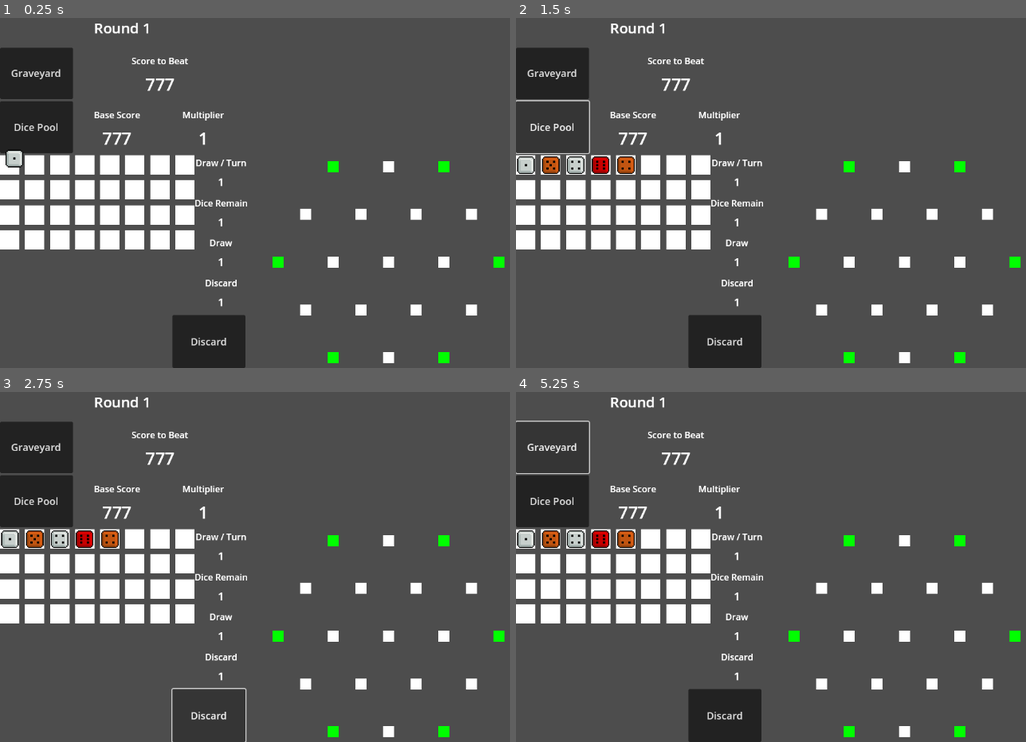
Above: before the commit, frames 1-4 (two rows, left to right).
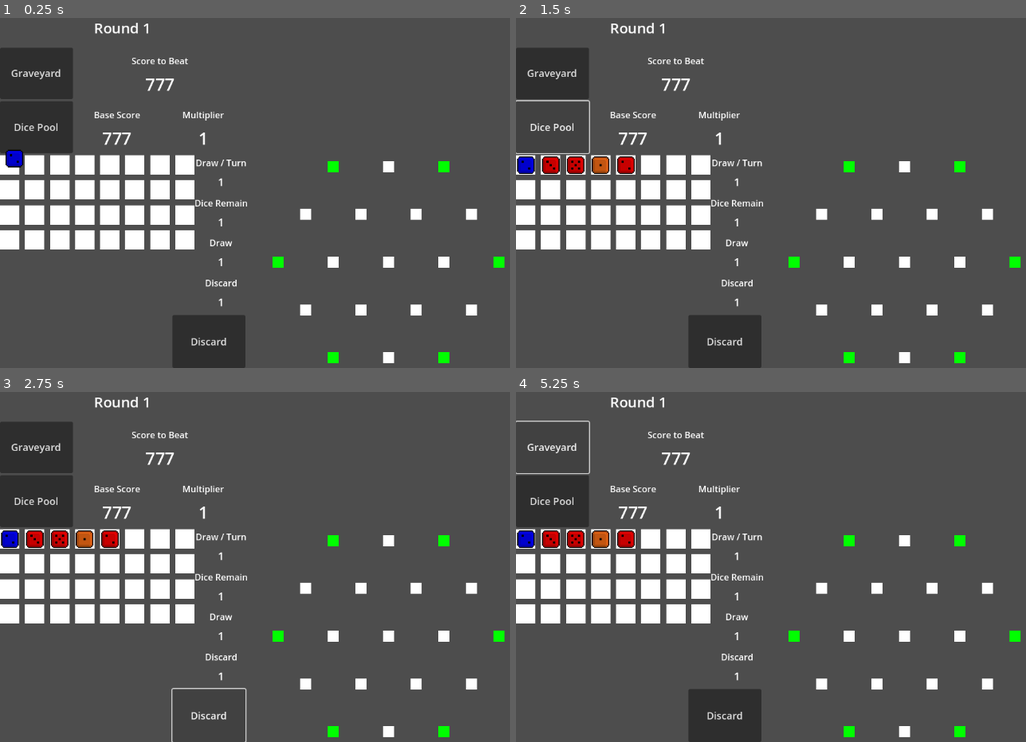
Above: after the commit, the same moments.

Repository: Kottalo/DiceGameGodot
Game: Godot game, scene res://Scenes/Main.tscn
Same seed, same stepped clock (60 frames per second), same inputs: the game is played once before the commit and once after it.
Inputs:
- Up to frame 1 (0.25 s): no input
- Up to frame 2 (1.5 s): click "Graveyard" at 0.5 s; click "Dice Pool" at 1.25 s
- Up to frame 3 (2.75 s): click "Discard" at 2 s
- Up to frame 4 (5.25 s): click "Graveyard" at 2.75 s; click "Dice Pool" at 3.5 s; click "Discard" at 4.25 s; click "Graveyard" at 5 s

The runs differ from the first frame. In frame 1, 0.4% of the frame differs, in the area x 1-49%, y 1-83%; in frame 2, 0.9%, in the area x 0-49%, y 1-83%; in frame 3, 0.9%; in frame 4, 0.9%.

Commit message:
Checkpoint

Diff:
--- a/Scripts/GameManager.gd
+++ b/Scripts/GameManager.gd
@@ -161,7 +161,8 @@
 	tween = get_tree().create_tween()
 
 	for index in range(lobbyDiceNode.get_child_count()):
-		tween.parallel().tween_property(lobbyDiceNode.get_child(index), "global_position", diceLobbyNode.get_child(index).global_position, 0.2)
+		var offset = diceLobbyNode.get_child(index).size / 2
+		tween.parallel().tween_property(lobbyDiceNode.get_child(index), "global_position", diceLobbyNode.get_child(index).global_position + offset, 0.2)
 
 	tween.play()
 
--- a/Scripts/Models/Dice.gd
+++ b/Scripts/Models/Dice.gd
@@ -1,6 +1,8 @@
 extends Sprite2D
 
 class_name Dice
+
+@onready var Main = get_node("/root/Main")
 
 # Called when the node enters the scene tree for the first time.
 func _ready():
--- a/Scripts/Models/DiceSlot.gd
+++ b/Scripts/Models/DiceSlot.gd
@@ -1,6 +1,8 @@
 extends ColorRect
 
 class_name DiceSlot
+
+@onready var Main = get_node("/root/Main")
 
 var coordinate: Vector2:
 	set(newValue):
--- a/project.godot
+++ b/project.godot
@@ -15,10 +15,6 @@
 config/features=PackedStringArray("4.2", "GL Compatibility")
 config/icon="res://icon.svg"
 
-[autoload]
-
-Main="*res://Scenes/Main.tscn"
-
 [rendering]
 
 renderer/rendering_method="gl_compatibility"
